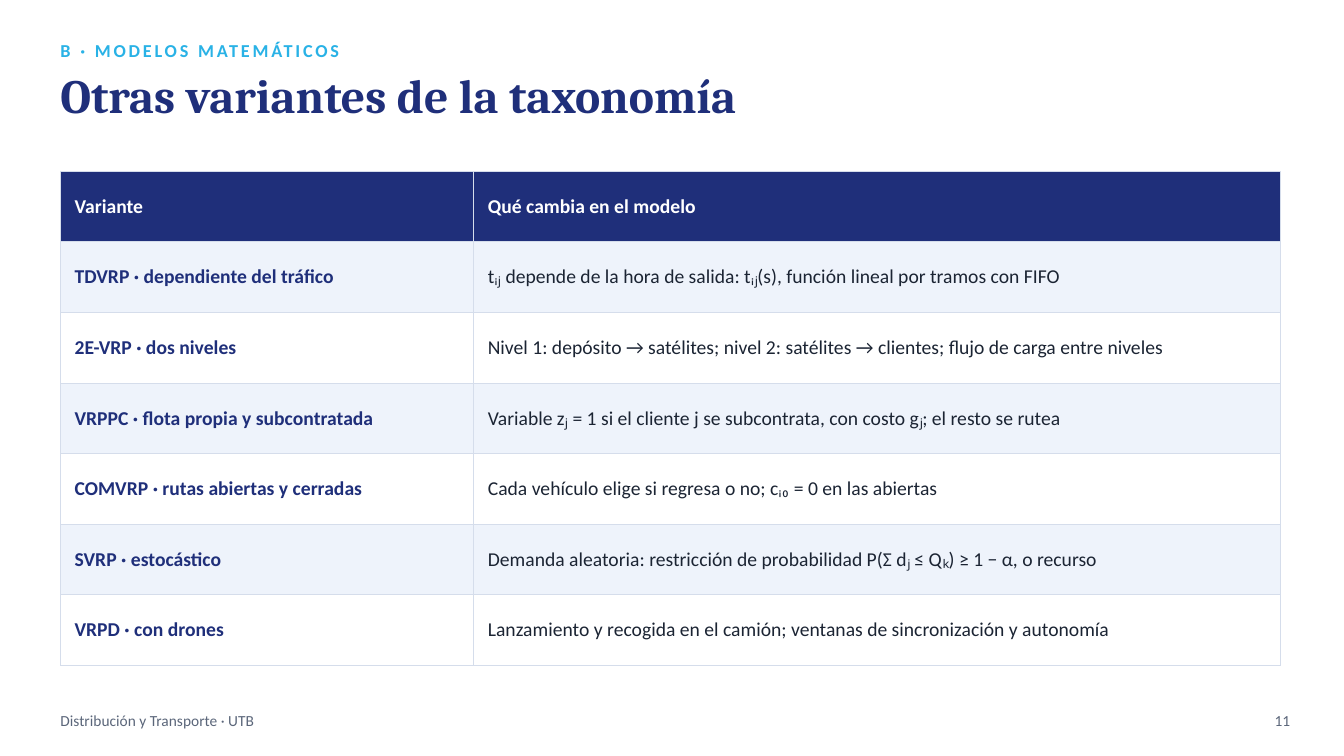
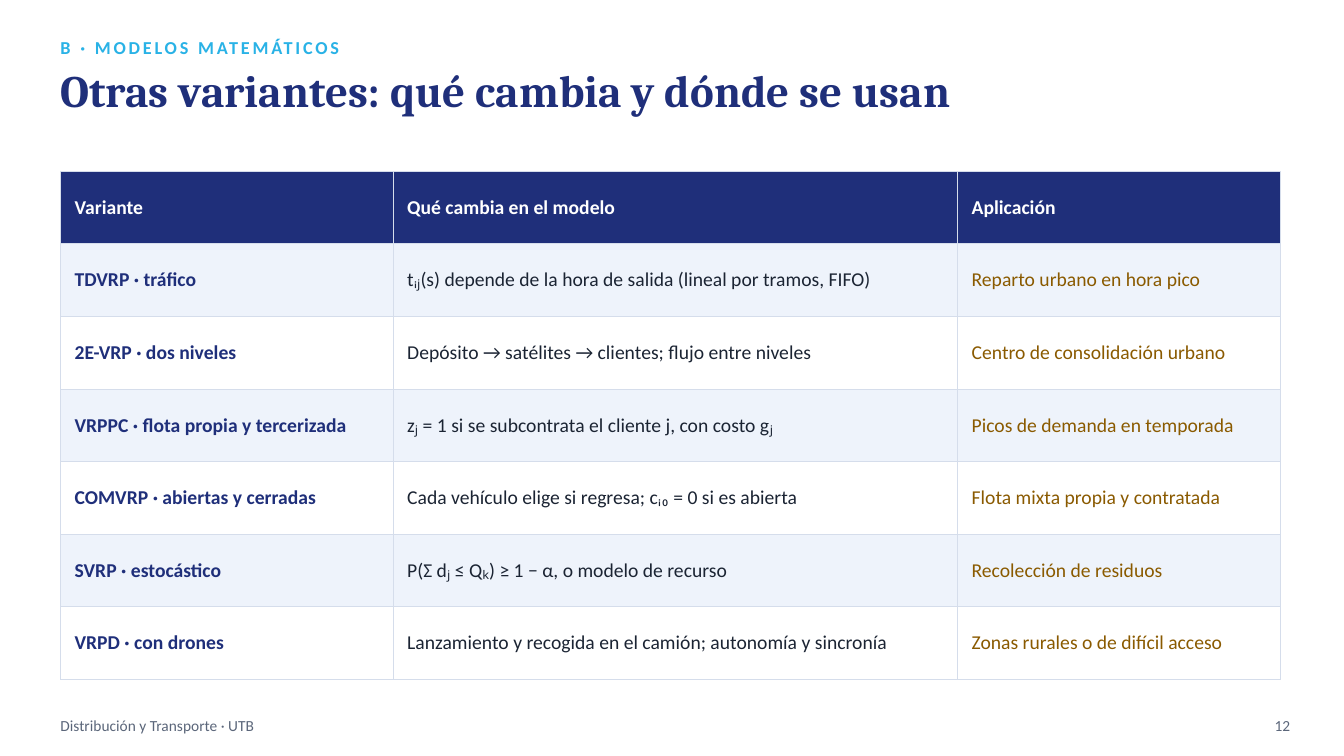
Before and after one commit to sebastianslg/grafosapp, a slide deck: slide 12 of Exposicion_Ruteo_de_Vehiculos.pptx (slide 11 before the commit). Drawn at 1344x756 pixels with LibreOffice and Linux fonts; fonts in the diff are those of the drawing. Boxes give left, top, right and bottom in pixels: in the first picture for what was removed or moved away, otherwise in the second. Text is boxed around its words. In the diff, an @@ line names an element or a change of style, - is before the commit and + after.

```diff
--- a/Exposicion_Ruteo_de_Vehiculos.pptx
+++ b/Exposicion_Ruteo_de_Vehiculos.pptx
@@ text at box(60, 75, 950, 117): text changed; size 34 to 32 pt @@
-Otras variantes de la taxonomía
+Otras variantes: qué cambia y dónde se usan
@@ table at box(60, 171, 1280, 657) @@
-column 1: Variante | TDVRP · dependiente del tráfico | 2E-VRP · dos niveles | VRPPC · flota propia y subcontratada | COMVRP · rutas abiertas y cerradas | SVRP · estocástico | VRPD · con drones
-column 2: Qué cambia en el modelo | tᵢⱼ depende de la hora de salida: tᵢⱼ(s), función lineal por tramos con FIFO | Nivel 1: depósito → satélites; nivel 2: satélites → clientes; flujo de carga entre niveles | Variable zⱼ = 1 si el cliente j se subcontrata, con costo gⱼ; el resto se rutea | Cada vehículo elige si regresa o no; cᵢ₀ = 0 en las abiertas | Demanda aleatoria: restricción de probabilidad P(Σ dⱼ ≤ Qₖ) ≥ 1 − α, o recurso | Lanzamiento y recogida en el camión; ventanas de sincronización y autonomía
+column 1: Variante | TDVRP · tráfico | 2E-VRP · dos niveles | VRPPC · flota propia y tercerizada | COMVRP · abiertas y cerradas | SVRP · estocástico | VRPD · con drones
+column 2: Qué cambia en el modelo | tᵢⱼ(s) depende de la hora de salida (lineal por tramos, FIFO) | Depósito → satélites → clientes; flujo entre niveles | zⱼ = 1 si se subcontrata el cliente j, con costo gⱼ | Cada vehículo elige si regresa; cᵢ₀ = 0 si es abierta | P(Σ dⱼ ≤ Qₖ) ≥ 1 − α, o modelo de recurso | Lanzamiento y recogida en el camión; autonomía y sincronía
+column 3: Aplicación | Reparto urbano en hora pico | Centro de consolidación urbano | Picos de demanda en temporada | Flota mixta propia y contratada | Recolección de residuos | Zonas rurales o de difícil acceso
@@ text "Distribución y Transporte · UTB": place and size @@
-text "Distribución y Transporte · UTB" at box(60, 715, 254, 729)
+text "Distribución y Transporte · UTB" at box(60, 720, 254, 734)
@@ text removed at box(1275, 716, 1291, 726) @@
-11
@@ text added at box(1275, 721, 1291, 731), 11 pt, text #5B667A @@
+12
```
Also in this commit, not shown: 13 other slides changed, 16 slides added, 6 slides removed.
